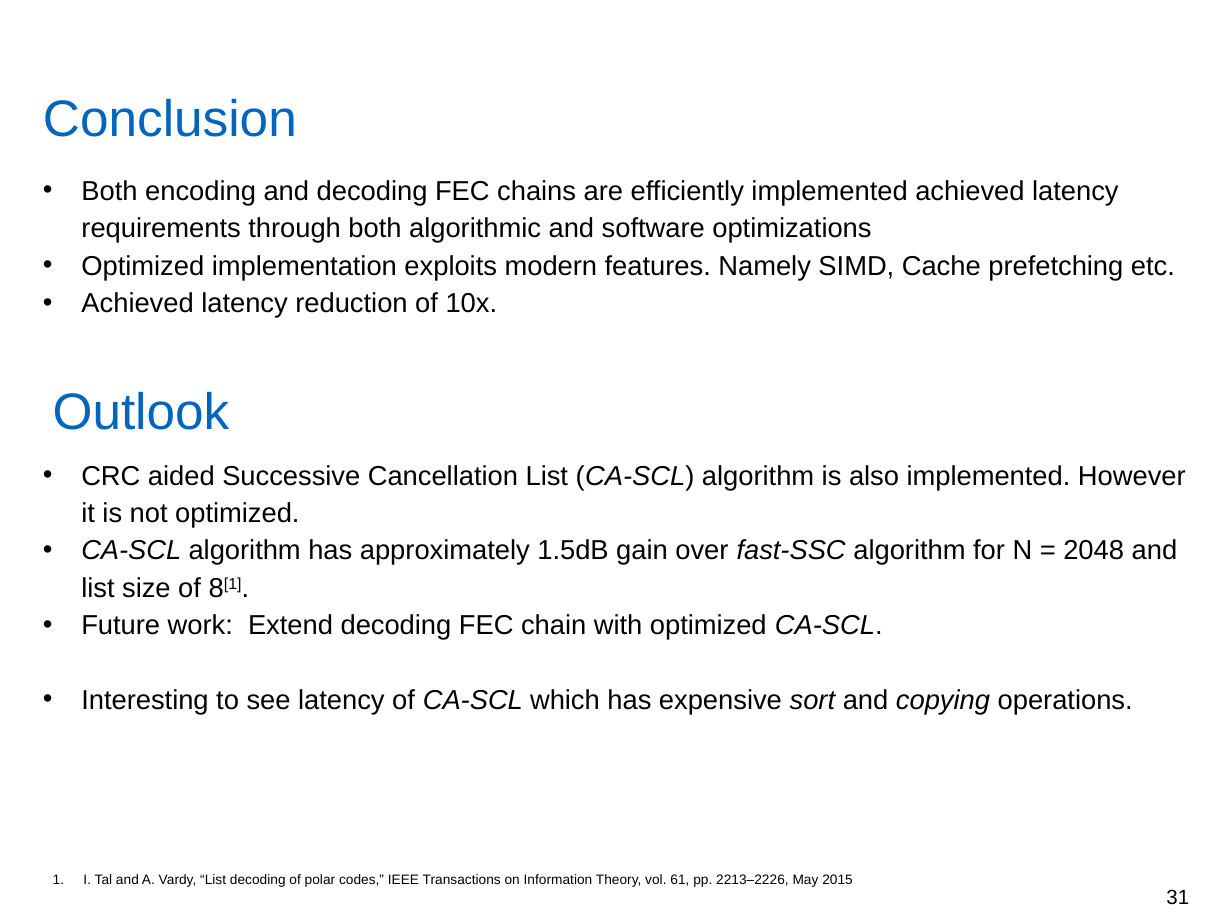
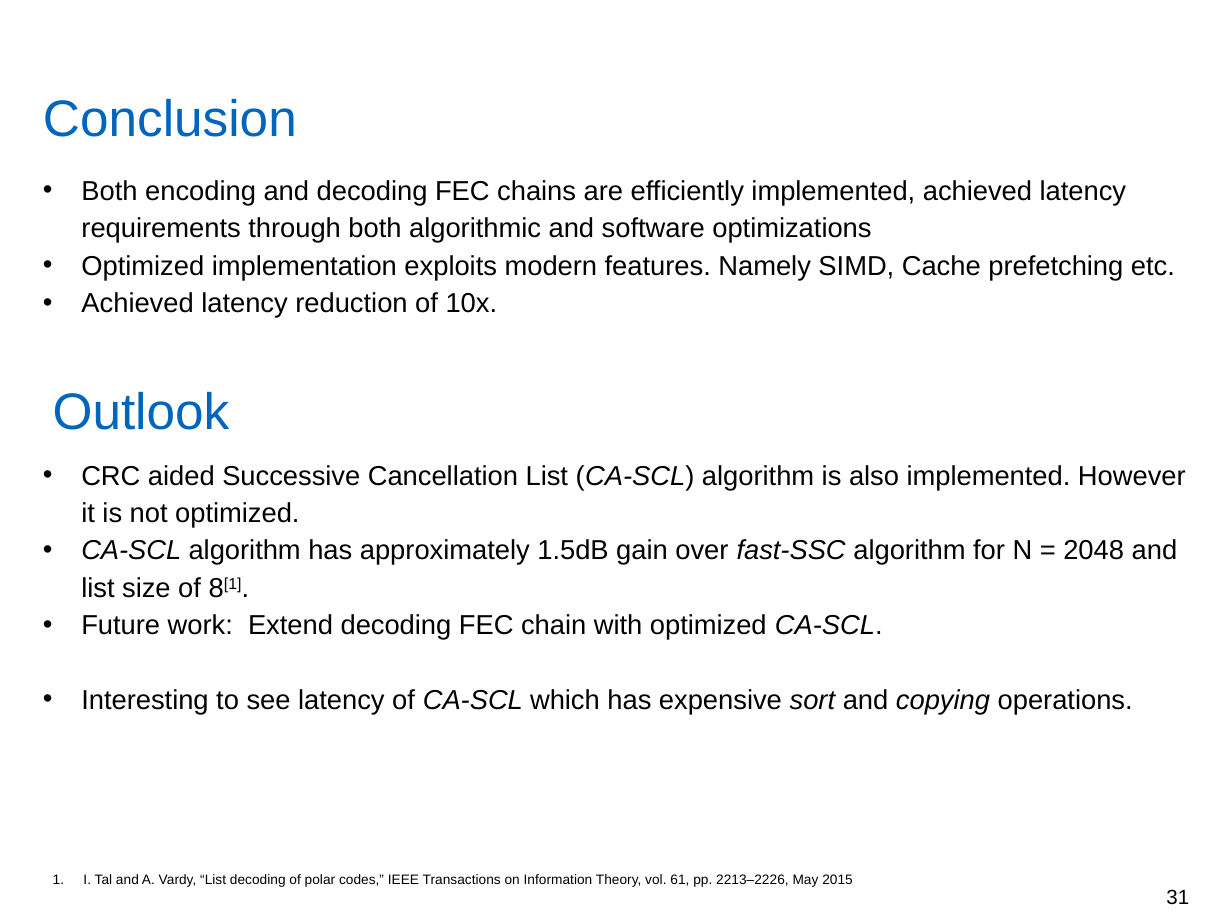
Before and after one commit to yadhu1961/thesis_5GPolorCodes, a slide deck: slide 31 of final_presentation/finalPpt1.1.pptx. Drawn at 1232x924 pixels with LibreOffice and Linux fonts; fonts in the diff are those of the drawing; background and template pictures are left out. Boxes give left, top, right and bottom in pixels: in the first picture for what was removed or moved away, otherwise in the second. Text is boxed around its words. In the diff, an @@ line names an element or a change of style, - is before the commit and + after.

```diff
--- a/final_presentation/finalPpt1.1.pptx
+++ b/final_presentation/finalPpt1.1.pptx
@@ text at (81,180,1126,243): text changed @@
-• Both encoding and decoding FEC chains are efficiently implemented achieved latency requirements through both algorithmic and software optimizations
+• Both encoding and decoding FEC chains are efficiently implemented, achieved latency requirements through both algorithmic and software optimizations
```
Also in this commit, not shown: 13 other slides changed, 2 other files.
